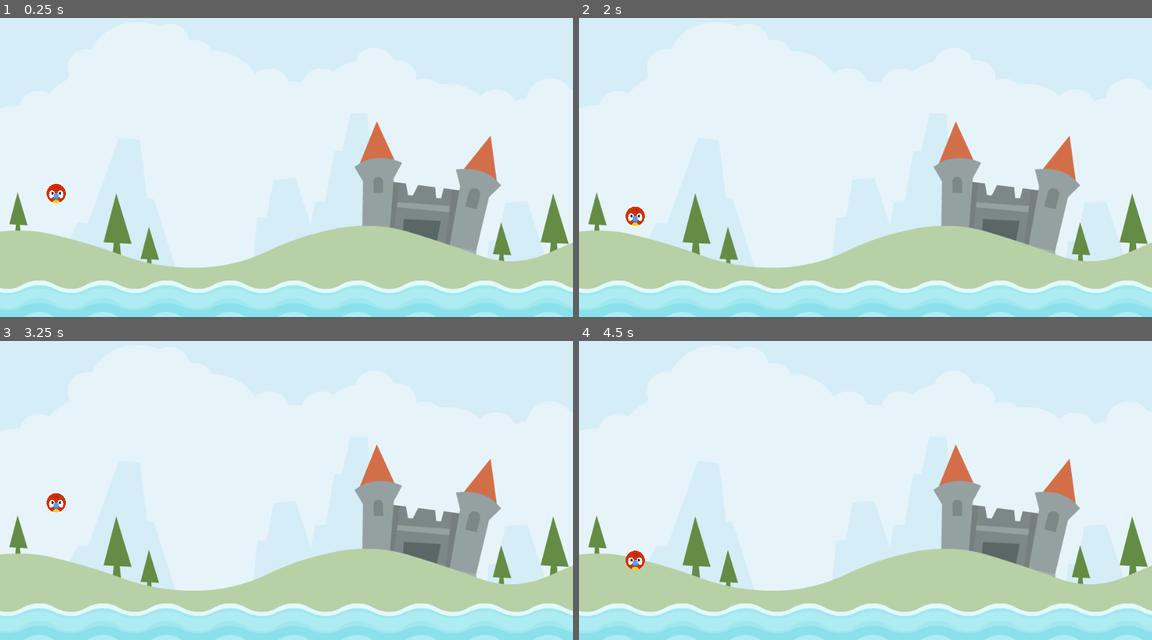
Above: before the commit, frames 1-4 (two rows, left to right).
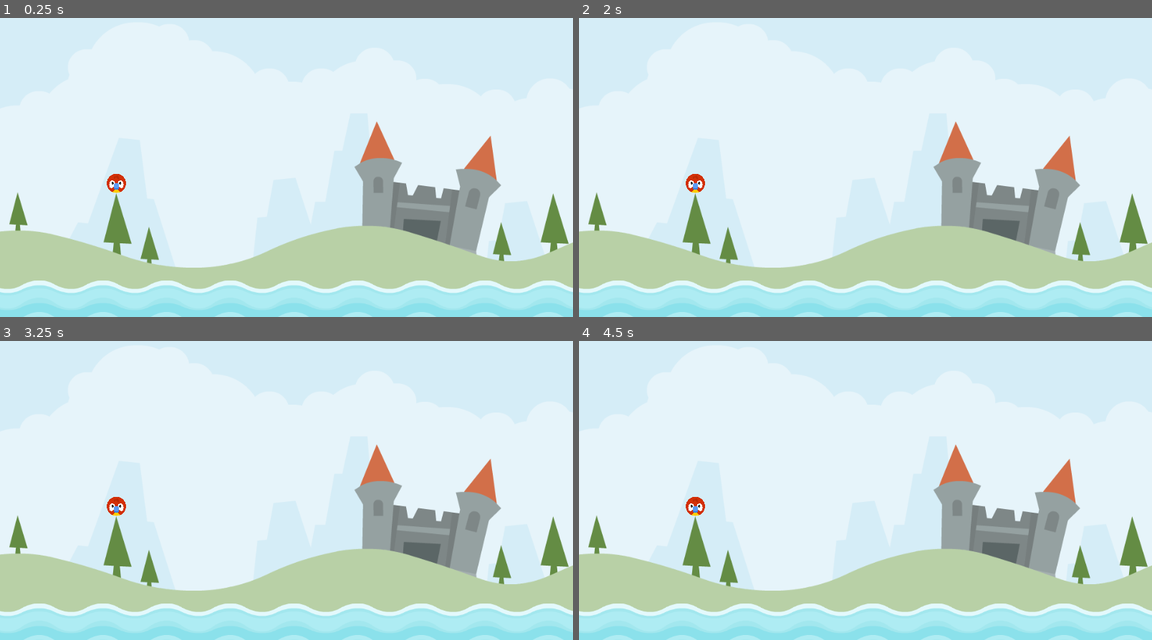
Above: after the commit, the same moments.

Repository: Thifall/AngryAnimals
Game: Godot game, scene res://Scenes/level/level.tscn
Two runs of this game, one before a commit and one after it. Both use one fixed random seed, a clock stepped at 60 frames per second and the inputs below.
Inputs (mouse positions are in pixels of both pictures, inside the frame that each line leads up to):
- Up to frame 1 (0.25 s): no input
- Up to frame 2 (2 s): move the mouse to (991, 140) at 0.52 s; press the mouse at (991, 140) at 0.53 s; release the mouse at (991, 140) at 1.25 s; drag from (750, 173) to (836, 221) at 1.27 s
- Up to frame 3 (3.25 s): move the mouse to (343, 406) at 2.02 s; press the mouse at (343, 406) at 2.03 s; release the mouse at (343, 406) at 2.75 s; drag from (257, 544) to (114, 430) at 2.77 s
- Up to frame 4 (4.5 s): move the mouse to (1037, 526) at 3.52 s; press the mouse at (1037, 526) at 3.53 s; release the mouse at (1037, 526) at 4.25 s; drag from (693, 430) to (779, 397) at 4.27 s

The runs differ from the first frame. In frame 1, 0.3% of the frame differs, in the area x 8-22%, y 52-62%; in frame 2, 0.3%; in frame 3, 0.3%, in the area x 8-22%, y 50-59%; in frame 4, 0.3%.

Commit message:
[jm][+] Added draging motion, added animated drag arrow, added drag sound, added launch on release feature, added launch sound

Diff:
--- a/Scenes/animal/animal.gd
+++ b/Scenes/animal/animal.gd
@@ -1,14 +1,50 @@
 extends RigidBody2D
 
+enum ANIMAL_STATE {READY, DRAG, RELEASE}
 
-# Called when the node enters the scene tree for the first time.
+const DRAG_MAX_LIMIT: Vector2 = Vector2(0, 90)
+const DRAG_MIN_LIMIT: Vector2 = Vector2(-90, 0)
+const IMPULSE_MULT: float = 20.0
+const IMPULSE_MAX: float = 1200.0
+
+var _state: ANIMAL_STATE = ANIMAL_STATE.READY
+var _start: Vector2 = Vector2.ZERO
+var _drag_start: Vector2 = Vector2.ZERO
+var _dragged_vector: Vector2 = Vector2.ZERO
+var _last_dragged_vector: Vector2 = Vector2.ZERO
+var _arrow_scale_x: float = 0.0
+
+@onready var stretch_sound: AudioStreamPlayer2D = $StretchSound
+@onready var launch_sound: AudioStreamPlayer2D = $LaunchSound
+@onready var arrow: Sprite2D = $Arrow
+
 func _ready() -> void:
-	pass # Replace with function body.
+	_arrow_scale_x = arrow.scale.x
+	_start = position
+	arrow.hide()
 
+func _physics_process(delta: float) -> void:
+	update(delta)
 
-# Called every frame. 'delta' is the elapsed time since the previous frame.
-func _physics_process(delta: float) -> void:
-	pass
+func get_impulse() -> Vector2:
+	return _dragged_vector *(-1) * IMPULSE_MULT
+
+func set_drag() -> void:
+	arrow.show()
+	_drag_start = get_global_mouse_position()
+
+func set_release() -> void:
+	arrow.hide()
+	freeze = false
+	apply_central_impulse(get_impulse())
+	launch_sound.play()
+
+func setState(newState: ANIMAL_STATE) -> void:
+	_state = newState
+	if _state == ANIMAL_STATE.RELEASE:
+		set_release()
+	elif _state == ANIMAL_STATE.DRAG:
+		set_drag()
 
 func onScreenExited():
 	die()
@@ -16,3 +52,48 @@
 func die() -> void:
 	SignalManager.onAnimalDied.emit()
 	queue_free()
+
+func _on_input_event(viewport: Node, event: InputEvent, shape_idx: int) -> void:
+	if _state == ANIMAL_STATE.READY and event.is_action_pressed("drag"):
+		setState(ANIMAL_STATE.DRAG)
+
+func updateOnDrag() -> void:
+	if detect_release():
+		return
+	var gmp = get_global_mouse_position()
+	_dragged_vector = get_dragged_vector(gmp)
+	play_stretch_sound()
+	drag_in_limists()
+	scale_arrow()
+
+func scale_arrow() -> void:
+	var impulse_length = get_impulse().length()
+	var perc = impulse_length / IMPULSE_MAX
+	arrow.scale.x = (_arrow_scale_x * perc) + _arrow_scale_x
+	arrow.rotation = (_start - position).angle()
+
+func play_stretch_sound() -> void:
+	if(_last_dragged_vector - _dragged_vector).length() > 0:
+		if !stretch_sound.playing:
+			stretch_sound.play()
+
+func get_dragged_vector(gmp: Vector2) -> Vector2:
+	return gmp - _drag_start
+
+func drag_in_limists() -> void:
+	_last_dragged_vector = _dragged_vector
+	_dragged_vector.x = clampf(_dragged_vector.x, DRAG_MIN_LIMIT.x, DRAG_MAX_LIMIT.x)
+	_dragged_vector.y = clampf(_dragged_vector.y, DRAG_MIN_LIMIT.y, DRAG_MAX_LIMIT.y)
+	position = _start + _dragged_vector;
+
+func detect_release() -> bool:
+	if _state == ANIMAL_STATE.DRAG:
+		if Input.is_action_just_released("drag"):
+			setState(ANIMAL_STATE.RELEASE)
+			return true
+	return false
+
+func update(delta: float) ->  void:
+	match _state:
+		ANIMAL_STATE.DRAG:
+			updateOnDrag()
--- a/Scenes/animal/animal.tscn
+++ b/Scenes/animal/animal.tscn
@@ -1,12 +1,17 @@
-[gd_scene load_steps=4 format=3 uid="uid://c5b6of8582oh4"]
+[gd_scene load_steps=7 format=3 uid="uid://c5b6of8582oh4"]
 
 [ext_resource type="Script" path="res://Scenes/animal/animal.gd" id="1_iflxm"]
 [ext_resource type="Texture2D" uid="uid://4paq1mul2d3r" path="res://assets/player/parrot.png" id="1_ns10b"]
+[ext_resource type="Texture2D" uid="uid://btv16pgifur75" path="res://assets/items/arrow.png" id="3_8yrrt"]
+[ext_resource type="AudioStream" uid="uid://y2m0aexjs0wu" path="res://assets/audio/stretch2.ogg" id="4_l47b0"]
+[ext_resource type="AudioStream" uid="uid://ik5plllgrnw4" path="res://assets/audio/catapult.ogg" id="5_g0vtd"]
 
 [sub_resource type="CircleShape2D" id="CircleShape2D_wvckf"]
 radius = 19.0263
 
 [node name="Animal" type="RigidBody2D"]
+input_pickable = true
+freeze = true
 script = ExtResource("1_iflxm")
 
 [node name="Sprite2D" type="Sprite2D" parent="."]
@@ -19,4 +24,18 @@
 [node name="VisibleOnScreenNotifier2D" type="VisibleOnScreenNotifier2D" parent="."]
 scale = Vector2(1.92, 1.92)
 
+[node name="Arrow" type="Sprite2D" parent="."]
+scale = Vector2(0.3, 0.3)
+texture = ExtResource("3_8yrrt")
+offset = Vector2(150, 0)
+
+[node name="StretchSound" type="AudioStreamPlayer2D" parent="."]
+stream = ExtResource("4_l47b0")
+volume_db = -25.0
+
+[node name="LaunchSound" type="AudioStreamPlayer2D" parent="."]
+stream = ExtResource("5_g0vtd")
+volume_db = -25.0
+
+[connection signal="input_event" from="." to="." method="_on_input_event"]
 [connection signal="screen_exited" from="VisibleOnScreenNotifier2D" to="." method="onScreenExited"]
--- a/Scenes/level/level.tscn
+++ b/Scenes/level/level.tscn
@@ -13,7 +13,7 @@
 texture = ExtResource("1_jqcue")
 
 [node name="AnimalStartPoint" type="Marker2D" parent="."]
-position = Vector2(113, 371)
+position = Vector2(234, 379)
 
 [node name="Water" parent="." instance=ExtResource("2_oe73r")]
 z_index = 1
--- a/project.godot
+++ b/project.godot
@@ -27,6 +27,14 @@
 
 project/assembly_name="AngryAnimals"
 
+[input]
+
+drag={
+"deadzone": 0.5,
+"events": [Object(InputEventMouseButton,"resource_local_to_scene":false,"resource_name":"","device":-1,"window_id":0,"alt_pressed":false,"shift_pressed":false,"ctrl_pressed":false,"meta_pressed":false,"button_mask":0,"position":Vector2(0, 0),"global_position":Vector2(0, 0),"factor":1.0,"button_index":1,"canceled":false,"pressed":false,"double_click":false,"script":null)
+]
+}
+
 [rendering]
 
 renderer/rendering_method="mobile"
